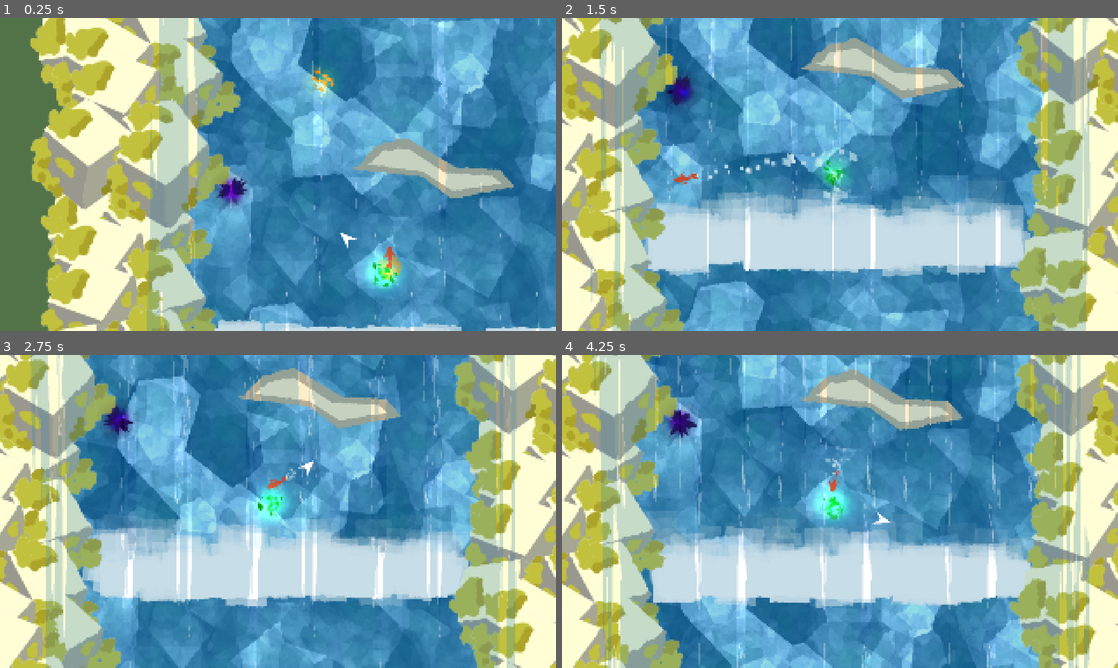
Above: before the commit, frames 1-4 (two rows, left to right).
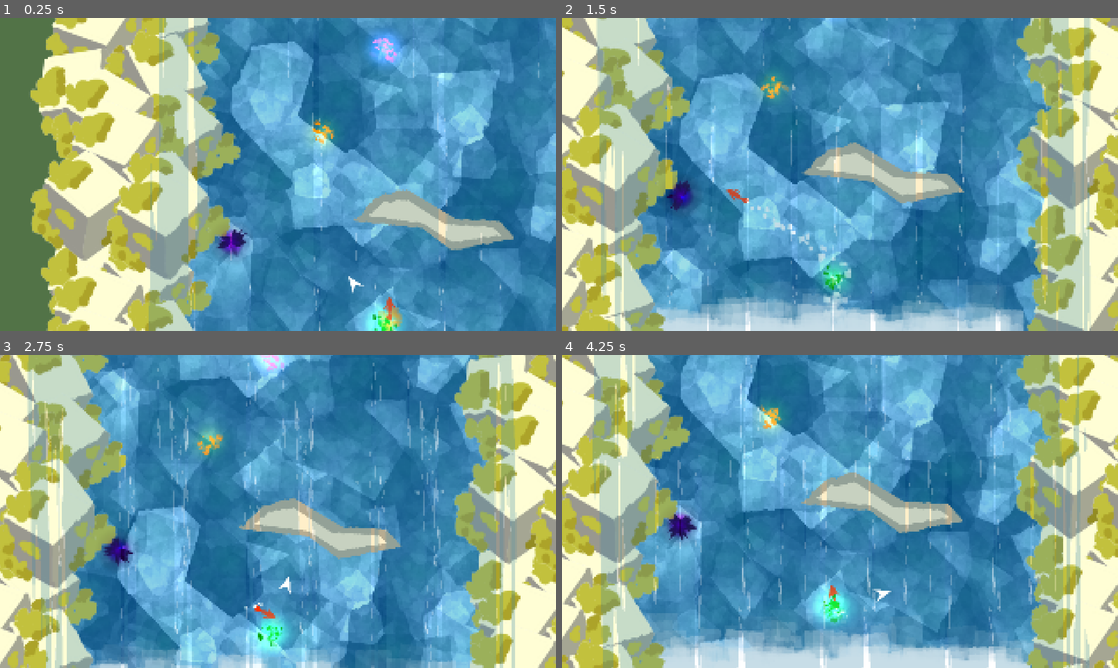
Above: after the commit, the same moments.

Repository: ojaskavathe/cascade
Game: Godot game, scene res://game.tscn
Same seed, same stepped clock (60 frames per second), same inputs: the game is played once before the commit and once after it. The engine's default icon, where the game draws it, is replaced by a stand-in: a white triangle on a blue panel in a dark square.
Inputs (mouse positions are in pixels of both pictures, inside the frame that each line leads up to):
- Up to frame 1 (0.25 s): no input
- Up to frame 2 (1.5 s): move the mouse to (962, 158) at 0.52 s; hold Space (jump) 0.53-1.28 s; hold D (right) from 0.53 s (still down); move the mouse to (728, 190) at 1.27 s; tap Space (jump) at 1.35 s
- Up to frame 3 (2.75 s): tap Space (jump) at 1.52, 1.82 s; move the mouse to (333, 442) at 2.02 s; release D (right) at 2.03 s; hold A (left) from 2.03 s (still down); hold Space (jump) from 2.03 s (still down)
- Up to frame 4 (4.25 s): move the mouse to (812, 574) at 2.77 s; release A (left) at 2.78 s; release Space (jump) at 2.78 s; hold D (right) from 2.78 s (still down); tap Space (jump) at 2.85, 3.02, 3.32 s; move the mouse to (1006, 558) at 3.52 s; hold Space (jump) from 3.53 s (still down)

The runs differ from the first frame. In frame 1, 57% of the frame differs, in the area x 5-100%, y 0-100%; in frame 2, 77%; in frame 3, 74%; in frame 4, 79%, in the area x 0-100%, y 0-100%.

Commit message:
Movement changes and bug fixes

Diff:
--- a/entity/player/player.gd
+++ b/entity/player/player.gd
@@ -22,6 +22,7 @@
 var arrow_preload: PackedScene = preload("res://entity/player/arrow.tscn")
 var arrow
 
+var controls_enabled = true
 var can_bash = true
 
 enum ParticleBehavior {SWIM = 0, DASH = 1}
@@ -58,6 +59,10 @@
 			move_direction = direction.normalized()
 			if end_jump:
 				move_direction = Vector2.DOWN
+				controls_enabled = false
+				Signals.player_exited_lg.emit()
+			else:
+				controls_enabled = true
 
 			velocity = move_direction * (END_VELOCITY if end_jump else JUMP_VELOCITY)
 			Signals.player_exited_bash_state.emit(end_jump)
@@ -74,10 +79,11 @@
 				velocity = velocity.lerp(Vector2.ZERO, DAMPENING * delta)
 			velocity += GRAVITY * Vector2.UP * delta
 
-		if Input.is_action_pressed("left"):
-			velocity += Vector2.LEFT * SPEED
-		if Input.is_action_pressed("right"):
-			velocity += Vector2.RIGHT * SPEED
+		if controls_enabled:
+			if Input.is_action_pressed("left"):
+				velocity += Vector2.LEFT * SPEED
+			if Input.is_action_pressed("right"):
+				velocity += Vector2.RIGHT * SPEED
 
 		if can_bash and in_jump_point and Input.is_action_pressed("jump"):
 			bash_state = true
@@ -103,9 +109,7 @@
 func _on_jump_point_detect_area_exited(area):
 	if (area.is_in_group("jump_point")):
 		in_jump_point = false
-		if (area.is_in_group("end_point")):
-			Signals.player_exited_lg.emit()
-			end_jump = false
+	end_jump = false
 
 
 func _on_dash_particle_timer_timeout():
--- a/game.gd
+++ b/game.gd
@@ -51,5 +51,5 @@
 
 		var tween = get_tree().create_tween()
 		tween.set_parallel();
-		tween.tween_property(left_rocks, "position", Vector2(0, left_rocks.position.y), 2.5)
-		tween.tween_property(right_rocks, "position", Vector2(0, right_rocks.position.y), 2.5)
+		tween.tween_property(left_rocks, "position", Vector2(0, left_rocks.position.y), 2).set_trans(Tween.TRANS_CUBIC)
+		tween.tween_property(right_rocks, "position", Vector2(0, right_rocks.position.y), 2).set_trans(Tween.TRANS_CUBIC)
--- a/game.tscn
+++ b/game.tscn
@@ -18,6 +18,7 @@
 [node name="Player" parent="." instance=ExtResource("1_oliij")]
 
 [node name="Camera" parent="." instance=ExtResource("2_2ojf5")]
+targetOffset = Vector2(0, 200)
 
 [node name="LevelGroups" type="Node2D" parent="."]
 
